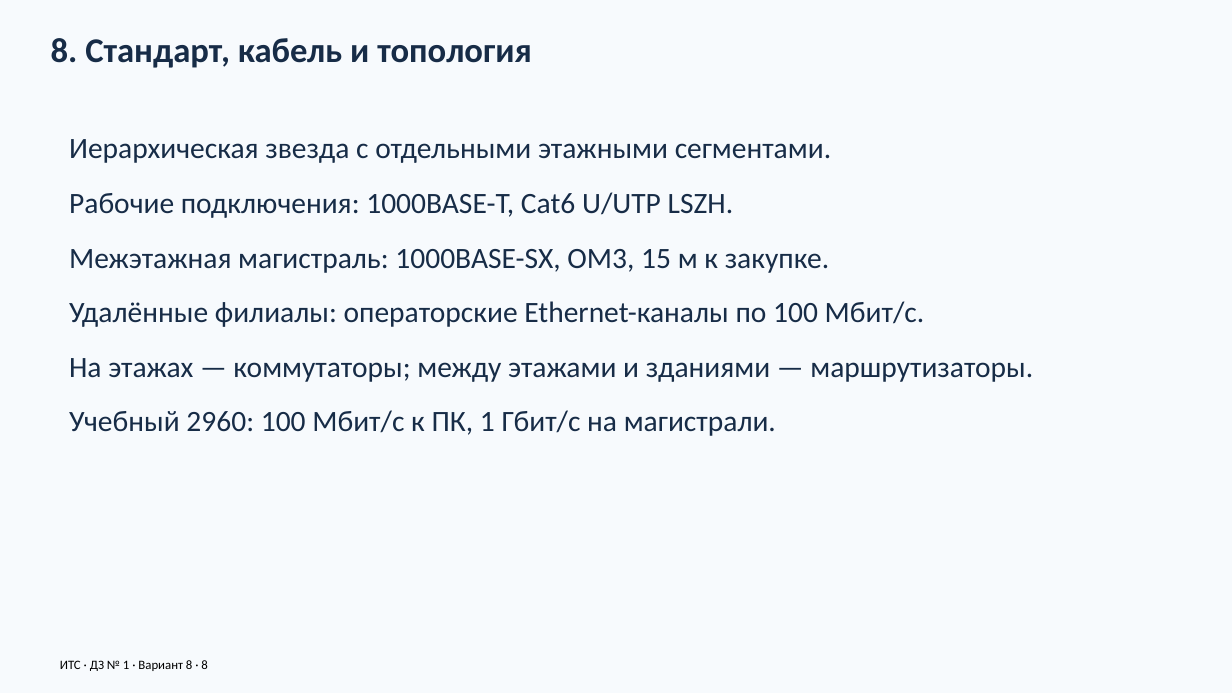
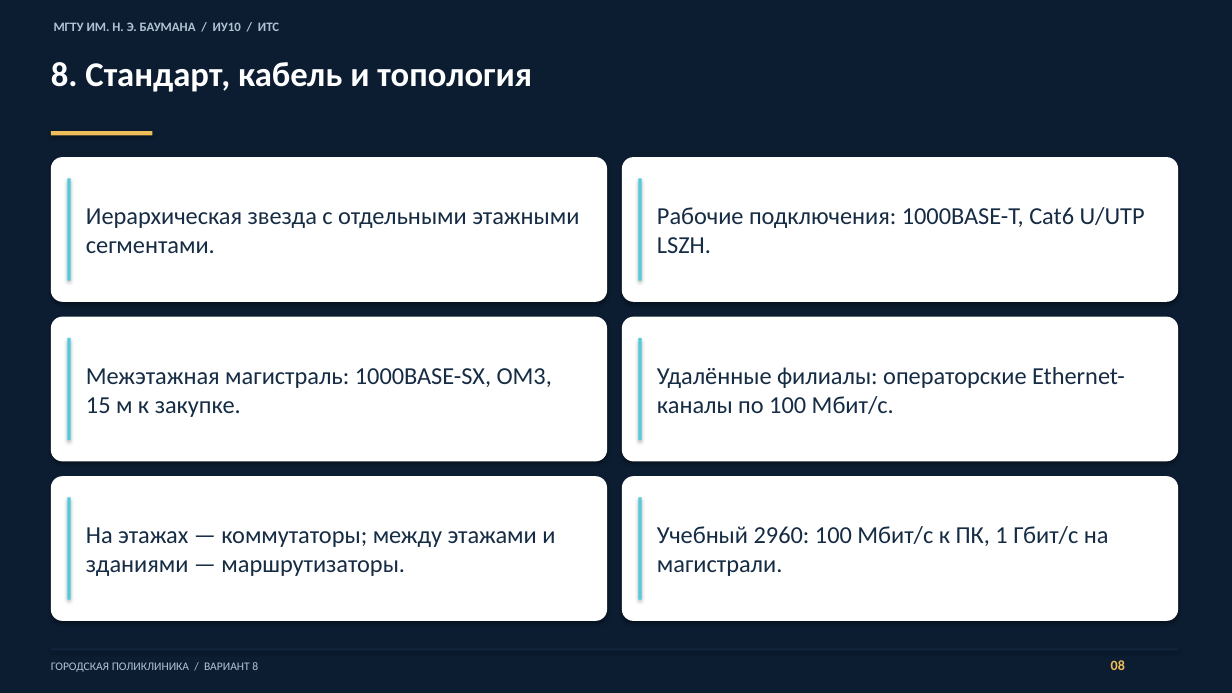
Before and after one commit to warofconnection/dz, a slide deck: slide 8 of docs/Презентация_вариант_8.pptx. Drawn at 1232x693 pixels with LibreOffice and Linux fonts; fonts in the diff are those of the drawing. Boxes give left, top, right and bottom in pixels: in the first picture for what was removed or moved away, otherwise in the second. Text is boxed around its words. In the diff, an @@ line names an element or a change of style, - is before the commit and + after.

Commit message:
Polish presentation design and neutral report wording with accepted estimate pricing

```diff
--- a/docs/Презентация_вариант_8.pptx
+++ b/docs/Презентация_вариант_8.pptx
@@ background #F7FAFD to #0C1D32 @@
@@ text added at (54,22,279,31), 10 pt, text #AFC3D3, bold @@
+МГТУ ИМ. Н. Э. БАУМАНА / ИУ10 / ИТС
@@ text "8. Стандарт, кабель и топология": place and size @@
-text "8. Стандарт, кабель и топология" at (51,38,532,68)
+text "8. Стандарт, кабель и топология" at (51,62,532,92)
@@ text "8. Стандарт, кабель и топология" at (51,62,532,92): text colour #172C47 to #FFFFFF @@
@@ rectangle added at (51,131,152,135), fill #EEBD58 @@
@@ text removed at (69,139,1033,436) @@
-Иерархическая звезда с отдельными этажными сегментами.
-Рабочие подключения: 1000BASE-T, Cat6 U/UTP LSZH.
-Межэтажная магистраль: 1000BASE-SX, OM3, 15 м к закупке.
-Удалённые филиалы: операторские Ethernet-каналы по 100 Мбит/с.
-На этажах — коммутаторы; между этажами и зданиями — маршрутизаторы.
-Учебный 2960: 100 Мбит/с к ПК, 1 Гбит/с на магистрали.
@@ rounded rectangle added at (51,157,607,302), fill #FFFFFF @@
@@ rectangle added at (67,178,71,281), fill #52CBDC @@
@@ rounded rectangle added at (622,157,1178,302), fill #FFFFFF @@
@@ rectangle added at (639,178,642,281), fill #52CBDC @@
@@ text added at (86,208,579,253), 19 pt, text #162C44 @@
+Иерархическая звезда с отдельными этажными сегментами.
@@ text added at (657,207,1145,253), 19 pt, text #162C44 @@
+Рабочие подключения: 1000BASE-T, Cat6 U/UTP LSZH.
@@ rounded rectangle added at (51,317,607,462), fill #FFFFFF @@
@@ rounded rectangle added at (622,317,1178,462), fill #FFFFFF @@
@@ rectangle added at (67,338,71,441), fill #52CBDC @@
@@ rectangle added at (639,338,642,441), fill #52CBDC @@
@@ text added at (86,368,552,417), 19 pt, text #162C44 @@
+Межэтажная магистраль: 1000BASE-SX, OM3, 15 м к закупке.
@@ text added at (657,367,1125,414), 19 pt, text #162C44 @@
+Удалённые филиалы: операторские Ethernet-каналы по 100 Мбит/с.
@@ rounded rectangle added at (51,476,607,621), fill #FFFFFF @@
@@ rounded rectangle added at (622,476,1178,621), fill #FFFFFF @@
@@ rectangle added at (67,497,71,600), fill #52CBDC @@
@@ rectangle added at (639,497,642,600), fill #52CBDC @@
@@ text added at (86,527,555,576), 19 pt, text #162C44 @@
+На этажах — коммутаторы; между этажами и зданиями — маршрутизаторы.
@@ text added at (657,526,1109,576), 19 pt, text #162C44 @@
+Учебный 2960: 100 Мбит/с к ПК, 1 Гбит/с на магистрали.
@@ rectangle added at (51,649,1178,650), fill #162C44 @@
@@ text at (51,662,258,672): text changed; size 10 to 9 pt; text colour #000000 to #AFC3D3 @@
-ИТС · ДЗ № 1 · Вариант 8 · 8
+ГОРОДСКАЯ ПОЛИКЛИНИКА / ВАРИАНТ 8
@@ text added at (1111,660,1125,670), 11 pt, text #EEBD58, bold @@
+08
```
Also in this commit, not shown: 17 other slides changed, 7 other files.
